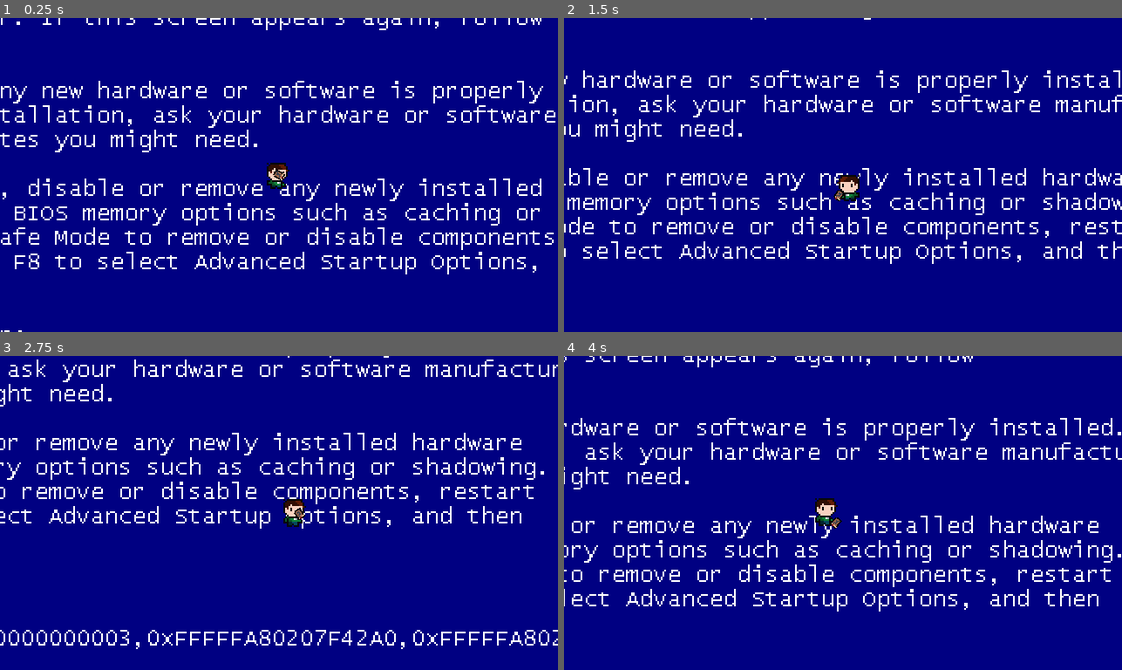
Above: before the commit, frames 1-4 (two rows, left to right).
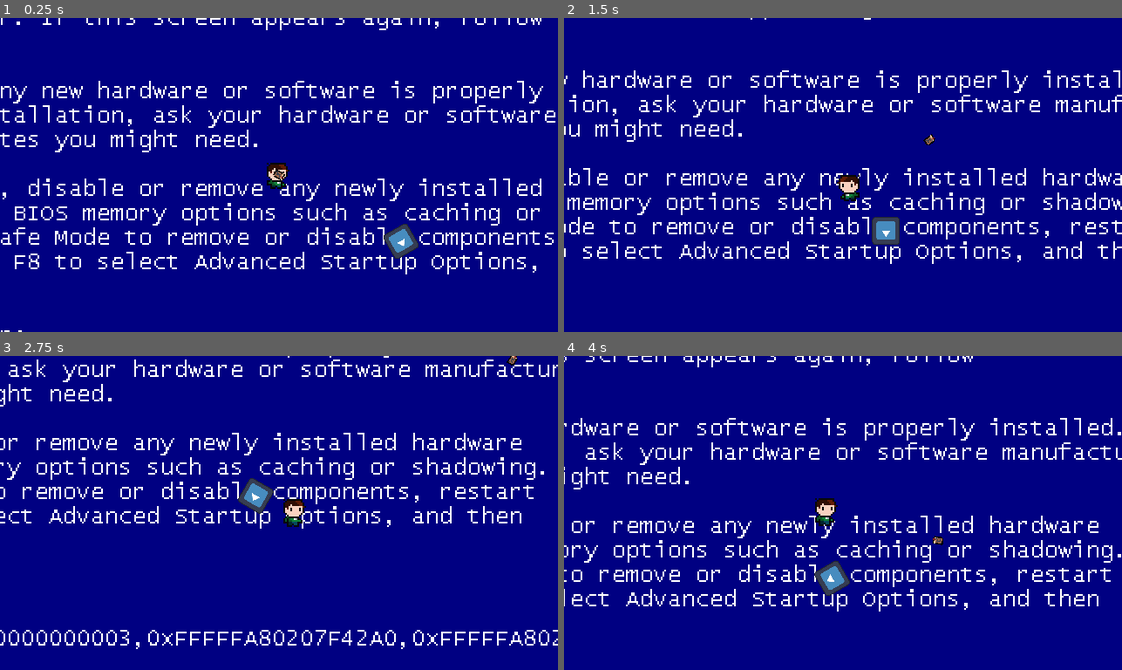
Above: after the commit, the same moments.

Repository: badzianga/SteelworksHiTechGame
Game: Godot game, scene res://Scenes/Maps/world.tscn
Two runs of this game, one before a commit and one after it. Both use one fixed random seed, a clock stepped at 60 frames per second and the inputs below. The engine's default icon, where the game draws it, is replaced by a stand-in: a white triangle on a blue panel in a dark square.
Inputs (mouse positions are in pixels of both pictures, inside the frame that each line leads up to):
- Up to frame 1 (0.25 s): no input
- Up to frame 2 (1.5 s): move the mouse to (965, 159) at 0.52 s; hold D (right) 0.53-1.28 s; click (965, 159) at 0.6 s; move the mouse to (731, 190) at 1.27 s; hold S (down) from 1.28 s (still down); click (731, 190) at 1.35 s
- Up to frame 3 (2.75 s): move the mouse to (334, 443) at 2.02 s; release S (down) at 2.03 s; hold D (right) from 2.03 s (still down); click (334, 443) at 2.1 s
- Up to frame 4 (4 s): move the mouse to (815, 575) at 2.77 s; release D (right) at 2.78 s; hold W (up) 2.78-3.53 s; click (815, 575) at 2.85 s; move the mouse to (1010, 560) at 3.52 s; hold A (left) from 3.53 s (still down); click (1010, 560) at 3.6 s

The runs differ from the first frame. In frame 1, 0.4% of the frame differs, in the area x 68-75%, y 65-77%; in frame 2, 0.5%, in the area x 48-67%, y 36-73%; in frame 3, 0.5%; in frame 4, 0.5%.

Commit message:
Book throwing

Diff:
--- /dev/null
+++ b/Resources/Shaders/flash.gdshader
@@ -0,0 +1,11 @@
+shader_type canvas_item;
+
+uniform vec4 flash_color : source_color = vec4(1.0);
+uniform float flash_state : hint_range(0.0, 1.0);
+
+
+void fragment() {
+	vec4 color = texture(TEXTURE, UV);
+	color.rgb = mix(color.rgb, flash_color.rgb, flash_state);
+	COLOR = color;
+}
--- /dev/null
+++ b/Scenes/Enemies/turret.gd
@@ -0,0 +1,18 @@
+extends StaticBody2D
+
+
+@onready var health_component: HealthComponent = $HealthComponent
+@onready var effects := $Effects
+
+
+func _ready() -> void:
+	health_component.health_depleted.connect(queue_free)
+	health_component.health_changed.connect(_on_health_changed)
+
+
+func _physics_process(_delta: float) -> void:
+	rotation_degrees += 10.0
+
+
+func _on_health_changed() -> void:
+	effects.play("hurt")
--- a/Scenes/Enemies/turret.tscn
+++ b/Scenes/Enemies/turret.tscn
@@ -1,3 +1,78 @@
-[gd_scene format=3 uid="uid://dnye0sqfyk71x"]
+[gd_scene load_steps=11 format=3 uid="uid://dnye0sqfyk71x"]
+
+[ext_resource type="Script" path="res://Scenes/Enemies/turret.gd" id="1_5s1j5"]
+[ext_resource type="Shader" path="res://Resources/Shaders/flash.gdshader" id="2_5hev1"]
+[ext_resource type="Texture2D" uid="uid://dmy80336gmanm" path="res://icon.svg" id="2_5038k"]
+[ext_resource type="PackedScene" uid="uid://mx6j27qpkmf5" path="res://Scenes/Components/hurtbox_component.tscn" id="2_rjtbv"]
+[ext_resource type="Script" path="res://Scenes/Components/health_component.gd" id="3_m7smt"]
+
+[sub_resource type="ShaderMaterial" id="ShaderMaterial_b58pj"]
+shader = ExtResource("2_5hev1")
+shader_parameter/flash_color = Color(1, 1, 1, 1)
+shader_parameter/flash_state = 0.0
+
+[sub_resource type="RectangleShape2D" id="RectangleShape2D_e1nxr"]
+size = Vector2(128, 128)
+
+[sub_resource type="Animation" id="Animation_rmi56"]
+resource_name = "hurt"
+length = 0.3
+step = 0.05
+tracks/0/type = "value"
+tracks/0/imported = false
+tracks/0/enabled = true
+tracks/0/path = NodePath("Sprite:material:shader_parameter/flash_state")
+tracks/0/interp = 1
+tracks/0/loop_wrap = true
+tracks/0/keys = {
+"times": PackedFloat32Array(0, 0.05, 0.3),
+"transitions": PackedFloat32Array(1, 1, 1),
+"update": 0,
+"values": [0.0, 1.0, 0.0]
+}
+
+[sub_resource type="Animation" id="Animation_ki512"]
+length = 0.001
+tracks/0/type = "value"
+tracks/0/imported = false
+tracks/0/enabled = true
+tracks/0/path = NodePath("Sprite:material:shader_parameter/flash_state")
+tracks/0/interp = 1
+tracks/0/loop_wrap = true
+tracks/0/keys = {
+"times": PackedFloat32Array(0),
+"transitions": PackedFloat32Array(1),
+"update": 0,
+"values": [0.0]
+}
+
+[sub_resource type="AnimationLibrary" id="AnimationLibrary_c68f5"]
+_data = {
+"RESET": SubResource("Animation_ki512"),
+"hurt": SubResource("Animation_rmi56")
+}
 
 [node name="Turret" type="StaticBody2D"]
+scale = Vector2(0.125, 0.125)
+script = ExtResource("1_5s1j5")
+
+[node name="Sprite" type="Sprite2D" parent="."]
+material = SubResource("ShaderMaterial_b58pj")
+texture = ExtResource("2_5038k")
+
+[node name="HurtboxComponent" parent="." node_paths=PackedStringArray("health_component") instance=ExtResource("2_rjtbv")]
+collision_layer = 8
+collision_mask = 4
+health_component = NodePath("../HealthComponent")
+
+[node name="CollisionShape" type="CollisionShape2D" parent="HurtboxComponent"]
+shape = SubResource("RectangleShape2D_e1nxr")
+
+[node name="HealthComponent" type="Node2D" parent="."]
+script = ExtResource("3_m7smt")
+max_health = 2.0
+
+[node name="Effects" type="AnimationPlayer" parent="."]
+libraries = {
+"": SubResource("AnimationLibrary_c68f5")
+}
--- a/Scenes/Maps/world.tscn
+++ b/Scenes/Maps/world.tscn
@@ -1,7 +1,8 @@
-[gd_scene load_steps=3 format=3 uid="uid://bdojgq6lxp8qt"]
+[gd_scene load_steps=4 format=3 uid="uid://bdojgq6lxp8qt"]
 
 [ext_resource type="PackedScene" uid="uid://kna2yacl5q3s" path="res://Scenes/Player/player.tscn" id="1_f2p10"]
 [ext_resource type="Texture2D" uid="uid://b0g67h1ysptu1" path="res://Assets/Environment/background.png" id="2_plpoi"]
+[ext_resource type="PackedScene" uid="uid://dnye0sqfyk71x" path="res://Scenes/Enemies/turret.tscn" id="3_5tms5"]
 
 [node name="World" type="Node2D"]
 y_sort_enabled = true
@@ -13,3 +14,6 @@
 
 [node name="Player" parent="." instance=ExtResource("1_f2p10")]
 position = Vector2(160, 102)
+
+[node name="Turret" parent="." instance=ExtResource("3_5tms5")]
+position = Vector2(230, 140)
--- /dev/null
+++ b/Scenes/Player/gun.gd
@@ -0,0 +1,28 @@
+class_name Gun
+extends Sprite2D
+
+
+@export var cooldown := 1.0
+@export var damage := 1.0
+@export var projectile_scene: PackedScene
+
+@onready var timer := $Timer
+
+
+func _ready() -> void:
+	timer.wait_time = cooldown
+
+
+func shoot(dir: Vector2) -> void:
+	if timer.is_stopped():
+		var projectile: Projectile = projectile_scene.instantiate()
+		projectile.global_position = global_position
+		projectile.damage = damage
+		projectile.direction = dir
+		get_tree().root.add_child(projectile)
+		visible = false
+		timer.start()
+
+
+func _on_timer_timeout() -> void:
+	visible = true
--- a/Scenes/Player/player.gd
+++ b/Scenes/Player/player.gd
@@ -6,7 +6,7 @@
 @onready var sprite := $Sprite
 @onready var animation_player := $AnimationPlayer
 @onready var gun_slot: Marker2D = $GunSlot
-@onready var gun: Sprite2D = $GunSlot/Gun
+@onready var gun: Gun = $GunSlot/Gun
 
 var direction := Vector2.ZERO
 
@@ -43,7 +43,8 @@
 
 
 func rotate_weapon() -> void:
-	var angle := gun_slot.global_position.direction_to(get_global_mouse_position()).angle()
+	var dir := gun_slot.global_position.direction_to(get_global_mouse_position())
+	var angle := dir.angle()
 	gun_slot.rotation = angle
 	if gun_slot.rotation_degrees > 90.0 or gun_slot.rotation_degrees < -90.0:
 		gun.flip_v = true
@@ -51,3 +52,6 @@
 	else:
 		gun.flip_v = false
 		gun.flip_h = false
+
+	if Input.is_action_just_pressed("shoot"):
+		gun.shoot(dir)
--- a/Scenes/Player/player.tscn
+++ b/Scenes/Player/player.tscn
@@ -4,7 +4,7 @@
 [ext_resource type="Texture2D" uid="uid://byhv2d3266ffc" path="res://Assets/Entities/Player/player_sheet.png" id="2_nd2ey"]
 [ext_resource type="PackedScene" uid="uid://mx6j27qpkmf5" path="res://Scenes/Components/hurtbox_component.tscn" id="3_0l8ck"]
 [ext_resource type="PackedScene" uid="uid://bse3dkitoj2uh" path="res://Scenes/Components/health_component.tscn" id="4_o00dw"]
-[ext_resource type="Texture2D" uid="uid://hlew5jk71a2s" path="res://Assets/Weapons/book.png" id="5_iw6dv"]
+[ext_resource type="PackedScene" uid="uid://dvi483r1ouqav" path="res://Scenes/Weapons/gun.tscn" id="5_pwf1r"]
 
 [sub_resource type="RectangleShape2D" id="RectangleShape2D_36d6u"]
 size = Vector2(10, 4)
@@ -12,11 +12,8 @@
 [sub_resource type="RectangleShape2D" id="RectangleShape2D_byg6u"]
 size = Vector2(10, 4)
 
-[sub_resource type="Animation" id="Animation_7gvx2"]
-resource_name = "run"
-length = 0.8
-loop_mode = 1
-step = 0.025
+[sub_resource type="Animation" id="Animation_8xfso"]
+length = 0.001
 tracks/0/type = "value"
 tracks/0/imported = false
 tracks/0/enabled = true
@@ -24,10 +21,10 @@
 tracks/0/interp = 1
 tracks/0/loop_wrap = true
 tracks/0/keys = {
-"times": PackedFloat32Array(0, 0.075, 0.15, 0.275, 0.4, 0.475, 0.55, 0.675),
-"transitions": PackedFloat32Array(1, 1, 1, 1, 1, 1, 1, 1),
+"times": PackedFloat32Array(0),
+"transitions": PackedFloat32Array(1),
 "update": 1,
-"values": [0, 1, 2, 3, 4, 5, 6, 7]
+"values": [0]
 }
 
 [sub_resource type="Animation" id="Animation_e0of8"]
@@ -47,8 +44,11 @@
 "values": [0, 1]
 }
 
-[sub_resource type="Animation" id="Animation_8xfso"]
-length = 0.001
+[sub_resource type="Animation" id="Animation_7gvx2"]
+resource_name = "run"
+length = 0.8
+loop_mode = 1
+step = 0.025
 tracks/0/type = "value"
 tracks/0/imported = false
 tracks/0/enabled = true
@@ -56,10 +56,10 @@
 tracks/0/interp = 1
 tracks/0/loop_wrap = true
 tracks/0/keys = {
-"times": PackedFloat32Array(0),
-"transitions": PackedFloat32Array(1),
+"times": PackedFloat32Array(0, 0.075, 0.15, 0.275, 0.4, 0.475, 0.55, 0.675),
+"transitions": PackedFloat32Array(1, 1, 1, 1, 1, 1, 1, 1),
 "update": 1,
-"values": [0]
+"values": [0, 1, 2, 3, 4, 5, 6, 7]
 }
 
 [sub_resource type="AnimationLibrary" id="AnimationLibrary_645uf"]
@@ -103,8 +103,4 @@
 [node name="GunSlot" type="Marker2D" parent="."]
 position = Vector2(0, 5)
 
-[node name="Gun" type="Sprite2D" parent="GunSlot"]
-position = Vector2(5, 0)
-rotation = 0.523599
-scale = Vector2(0.75, 0.75)
-texture = ExtResource("5_iw6dv")
+[node name="Gun" parent="GunSlot" instance=ExtResource("5_pwf1r")]
--- /dev/null
+++ b/Scenes/Projectiles/book_projectile.gd
@@ -0,0 +1,5 @@
+extends Projectile
+
+
+func special_behavior(delta: float) -> void:
+	rotation_degrees += 270.0 * delta
--- /dev/null
+++ b/Scenes/Projectiles/book_projectile.tscn
@@ -0,0 +1,23 @@
+[gd_scene load_steps=4 format=3 uid="uid://bvh1nf6j4fw25"]
+
+[ext_resource type="Script" path="res://Scenes/Projectiles/book_projectile.gd" id="1_i5ct1"]
+[ext_resource type="Texture2D" uid="uid://hlew5jk71a2s" path="res://Assets/Weapons/book.png" id="1_l5m6v"]
+
+[sub_resource type="RectangleShape2D" id="RectangleShape2D_ix4qu"]
+size = Vector2(5, 7)
+
+[node name="BookProjectile" type="Area2D"]
+collision_layer = 4
+collision_mask = 8
+script = ExtResource("1_i5ct1")
+speed = 100.0
+damage = 1.0
+
+[node name="Sprite" type="Sprite2D" parent="."]
+scale = Vector2(0.75, 0.75)
+texture = ExtResource("1_l5m6v")
+
+[node name="CollisionShape" type="CollisionShape2D" parent="."]
+shape = SubResource("RectangleShape2D_ix4qu")
+
+[connection signal="area_entered" from="." to="." method="_on_area_entered"]
--- /dev/null
+++ b/Scenes/Projectiles/projectile.gd
@@ -0,0 +1,20 @@
+class_name Projectile
+extends HitboxComponent
+
+
+@export var speed: float
+
+var direction: Vector2
+
+
+func _physics_process(delta: float) -> void:
+	position += direction * speed * delta
+	special_behavior(delta)
+
+
+func special_behavior(delta: float) -> void:
+	pass
+
+
+func _on_area_entered(_area: HurtboxComponent) -> void:
+	queue_free()
--- /dev/null
+++ b/Scenes/Projectiles/projectile.tscn
@@ -0,0 +1,10 @@
+[gd_scene load_steps=2 format=3 uid="uid://ctyqbh8wohsut"]
+
+[ext_resource type="Script" path="res://Scenes/Projectiles/projectile.gd" id="1_gaun4"]
+
+[node name="Projectile" type="Area2D"]
+collision_layer = 4
+collision_mask = 8
+script = ExtResource("1_gaun4")
+
+[connection signal="area_entered" from="." to="." method="_on_area_entered"]
--- /dev/null
+++ b/Scenes/Weapons/gun.tscn
@@ -0,0 +1,18 @@
+[gd_scene load_steps=4 format=3 uid="uid://dvi483r1ouqav"]
+
+[ext_resource type="Texture2D" uid="uid://hlew5jk71a2s" path="res://Assets/Weapons/book.png" id="1_ypcb7"]
+[ext_resource type="Script" path="res://Scenes/Player/gun.gd" id="2_3r46t"]
+[ext_resource type="PackedScene" uid="uid://bvh1nf6j4fw25" path="res://Scenes/Projectiles/book_projectile.tscn" id="3_7ceoh"]
+
+[node name="Gun" type="Sprite2D"]
+position = Vector2(5, 0)
+rotation = 0.523599
+scale = Vector2(0.75, 0.75)
+texture = ExtResource("1_ypcb7")
+script = ExtResource("2_3r46t")
+projectile_scene = ExtResource("3_7ceoh")
+
+[node name="Timer" type="Timer" parent="."]
+one_shot = true
+
+[connection signal="timeout" from="Timer" to="." method="_on_timer_timeout"]
